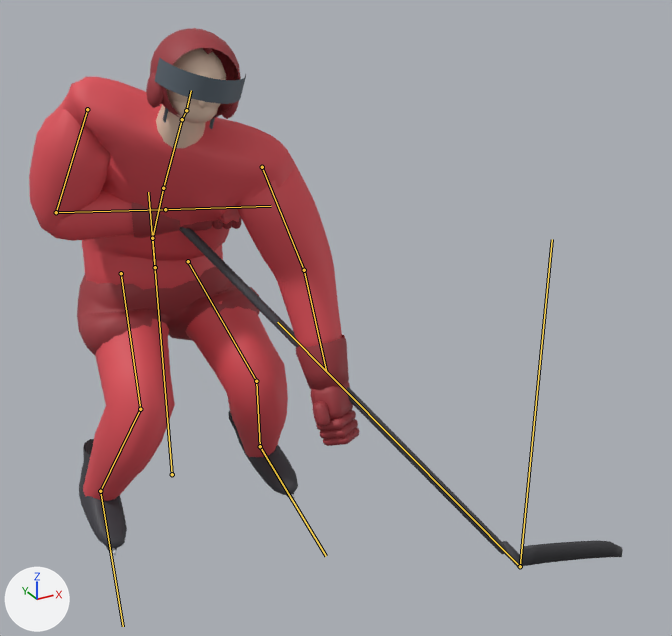
Renders of the glTF model src/render3d/assets/skater.glb from each side of a commit.
The view is the same before and after, from a camera (50 mm lens) standing at (-2.73, -8.84, 5.93) and looking at (1.09, -1.9, 2.46). Arrows for +X, +Y and +Z are at lower left; the lights stay in place. The picture after the commit comes second. Both versions are drawn at frame 4 of the action 'check'; the numbers are the values there. The bones that change, and the others that lie on the model, are drawn over the model as lines.

The first picture shows 'Skater'.
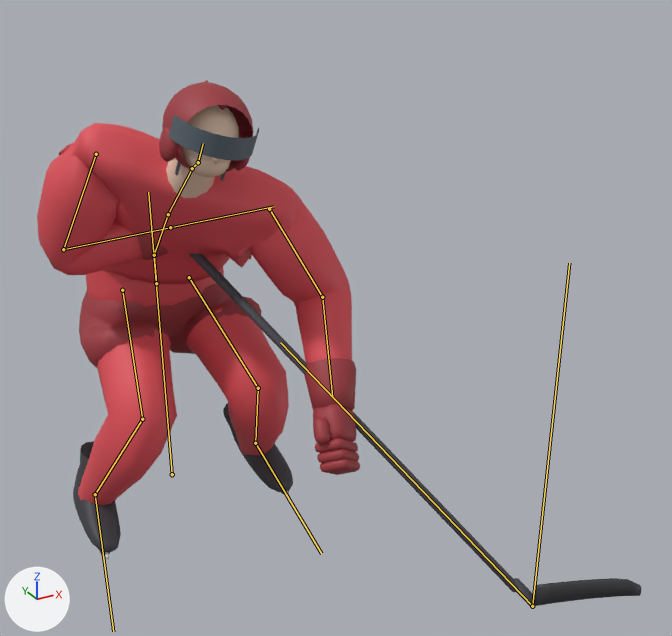
What the commit changed:
Bone 'hips' (bone_hips) moves from (0.0, -0.8, 0.0) to (0.0, -0.99, 0.0).
Bone 'spine' (bone_spine) turns from (38, -15, -12) to (45, -12, -12) degrees about its own x, y and z.
Bone 'chest' (bone_chest) turns from (9, -12, -2) to (11, -11, -2) degrees about its own x, y and z.
Bone 'neck' (bone_neck) turns from (-21, 8, -10) to (-25, 7, -9) degrees about its own x, y and z.
Bone 'head' (bone_head) turns from (-16, 9, -3) to (-19, 8, -3) degrees about its own x, y and z.
Bone 'upperarm_L' (bone_upperarm_l) turns from (-30, -4, -37) to (-27, -14, -41) degrees about its own x, y and z.
Bone 'forearm_L' (bone_forearm_l) turns from (-20, 0, 0) to (-55, 0, 0) degrees about its own x, y and z.
Bone 'upperarm_R' (bone_upperarm_r) turns from (-101, -56, 108) to (-104, -53, 111) degrees about its own x, y and z.
Bone 'forearm_R' (bone_forearm_r) turns from (-111, 0, 0) to (-119, 0, 0) degrees about its own x, y and z.
Bone 'thigh_L' (bone_thigh_l) turns from (-49, 0, -14) to (-57, 0, -14) degrees about its own x, y and z.
Bone 'shin_L' (bone_shin_l) turns from (77, 0, 0) to (92, 0, 0) degrees about its own x, y and z.
Bone 'foot_L' (bone_foot_l) turns from (-29, 0, 0) to (-34, 0, 0) degrees about its own x, y and z.
Bone 'thigh_R' (bone_thigh_r) turns from (-49, 0, 14) to (-54, 0, 17) degrees about its own x, y and z.
Bone 'shin_R' (bone_shin_r) turns from (77, 0, 0) to (86, 0, 0) degrees about its own x, y and z.
Bone 'foot_R' (bone_foot_r) turns from (-29, 0, 0) to (-32, 0, 0) degrees about its own x, y and z.
Bone 'stick' (bone_stick) moves from (2.36, 0.1, 3.3) to (2.1, 0.1, 3.8).
Bone 'stick' (bone_stick) turns from (-32, 9, 31) to (-38, 10, 28) degrees about its own x, y and z.
Bone 'stick_blade' (bone_stick_blade) moves from (2.36, 0.1, 3.3) to (2.1, 0.1, 3.8).

Location of each change, [x1, y1, x2, y2] in pixels of the pictures (672 x 636 px):
'Skater', posed: before [29, 28, 623, 568]; after [37, 80, 641, 607]
bone 'hips', root to tip: before (155, 267) to (152, 238); after (156, 283) to (154, 255)
bone 'spine', root to tip: before (152, 238) to (163, 188); after (154, 255) to (168, 214)
bone 'chest', root to tip: before (163, 188) to (182, 119); after (168, 214) to (192, 169)
bone 'neck', root to tip: before (182, 119) to (186, 110); after (192, 168) to (198, 162)
bone 'head', root to tip: before (186, 110) to (191, 90); after (198, 162) to (203, 143)
bone 'upperarm_L', root to tip: before (262, 167) to (304, 270); after (269, 209) to (322, 297)
bone 'forearm_L', root to tip: before (304, 270) to (326, 371); after (322, 297) to (332, 397)
bone 'upperarm_R', root to tip: before (87, 109) to (56, 212); after (96, 154) to (63, 249)
bone 'forearm_R', root to tip: before (56, 212) to (165, 209); after (63, 249) to (170, 227)
bone 'thigh_L', root to tip: before (188, 261) to (256, 381); after (189, 277) to (258, 388)
bone 'shin_L', root to tip: before (256, 381) to (260, 446); after (258, 388) to (255, 443)
bone 'foot_L', root to tip: before (260, 446) to (326, 556); after (255, 443) to (321, 553)
bone 'thigh_R', root to tip: before (121, 273) to (140, 409); after (122, 290) to (142, 419)
bone 'shin_R', root to tip: before (140, 409) to (100, 491); after (142, 419) to (95, 494)
bone 'foot_R', root to tip: before (100, 491) to (123, 626); after (95, 494) to (113, 631)
bone 'stick', root to tip: before (520, 566) to (277, 322); after (532, 606) to (280, 342)
bone 'stick_blade', root to tip: before (520, 566) to (552, 239); after (532, 606) to (569, 263)
